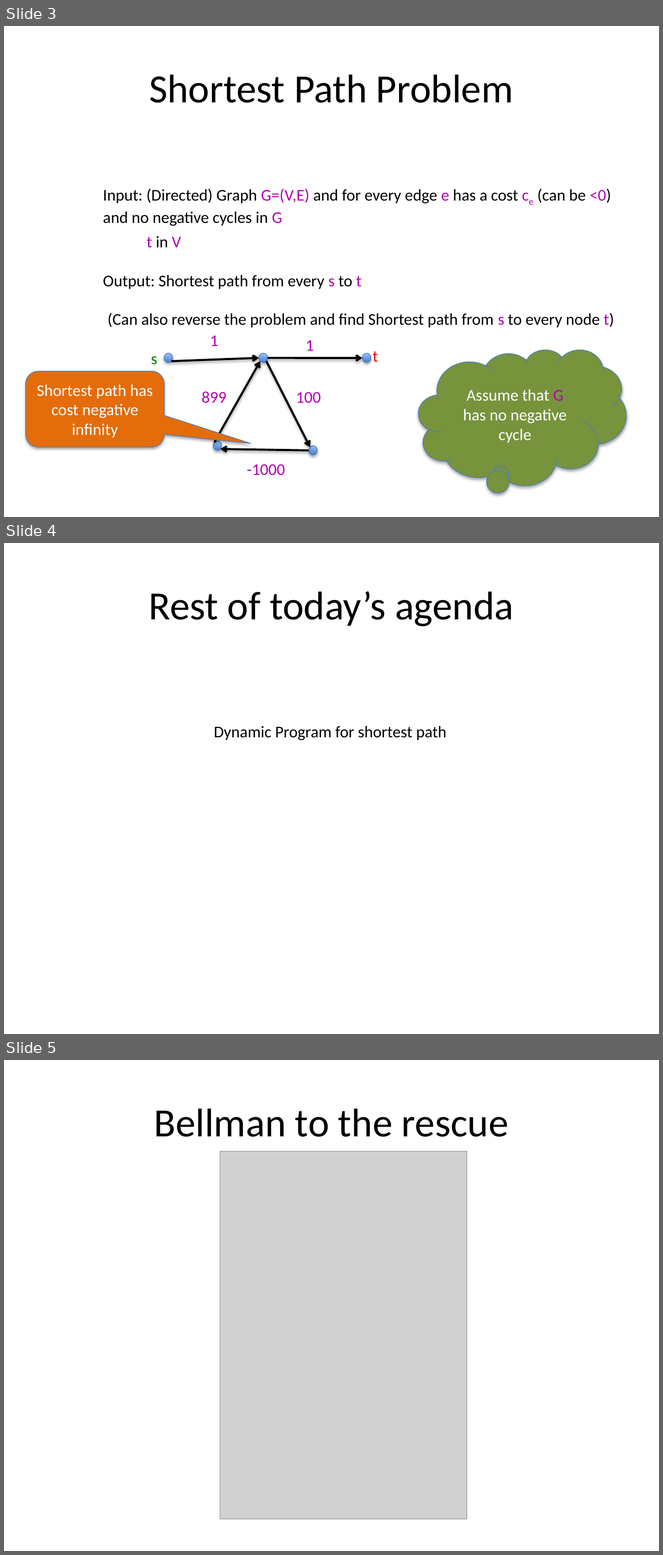
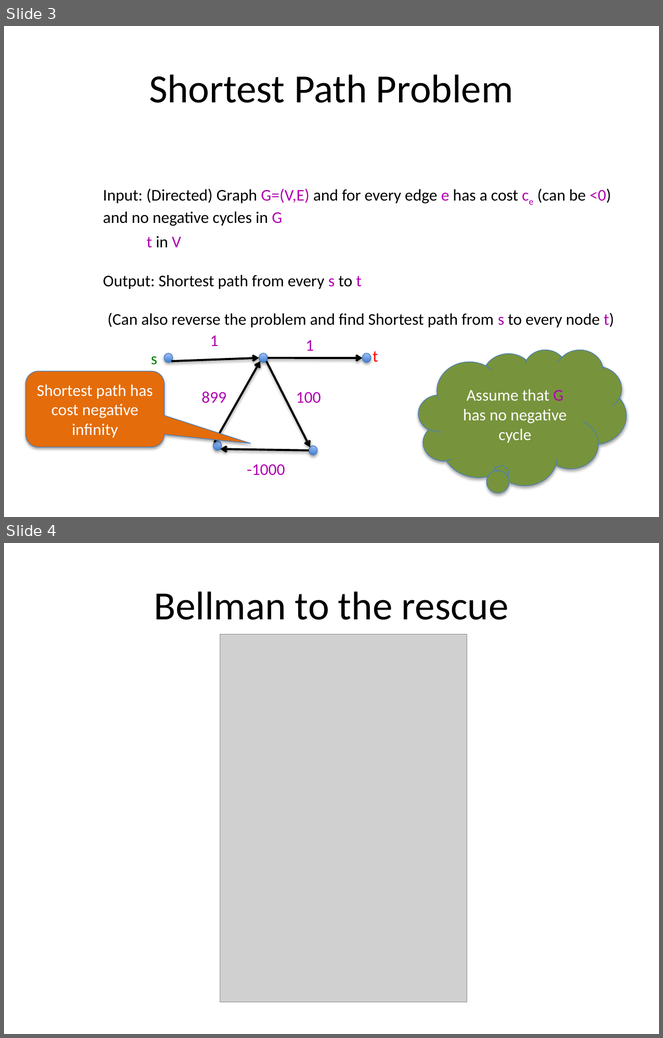
Before and after one commit to jessehartloff/Education, a slide deck: content/u18/cse331/media/slides/shortest_path_negatives.pptx. Shown one above the other, each under a label of ours: slides 3, 4 and 5 before the commit, slides 3 and 4 after it. The pictures are 663x1555 and 663x1038 pixels, drawn with LibreOffice and Linux fonts; fonts in the diff are those of the drawing; grey boxes stand for pictures. Boxes give left, top, right and bottom in pixels: in the first picture for what was removed or moved away, otherwise in the second. Text is boxed around its words. In the diff, an @@ line names an element or a change of style, - is before the commit and + after.

```diff
--- a/content/u18/cse331/media/slides/shortest_path_negatives.pptx
+++ b/content/u18/cse331/media/slides/shortest_path_negatives.pptx
@@ slide 4 removed at (4,543,659,1034), background #FFFFFF @@
@@ title removed at (149,591,514,627) @@
-Rest of today’s agenda
@@ text removed at (214,726,447,741) @@
-Dynamic Program for shortest path
@@ what was slide 5 is now slide 4 @@
```
Also in this commit, not shown: 1 slide changed, 1 other slide removed, 5 other files.
